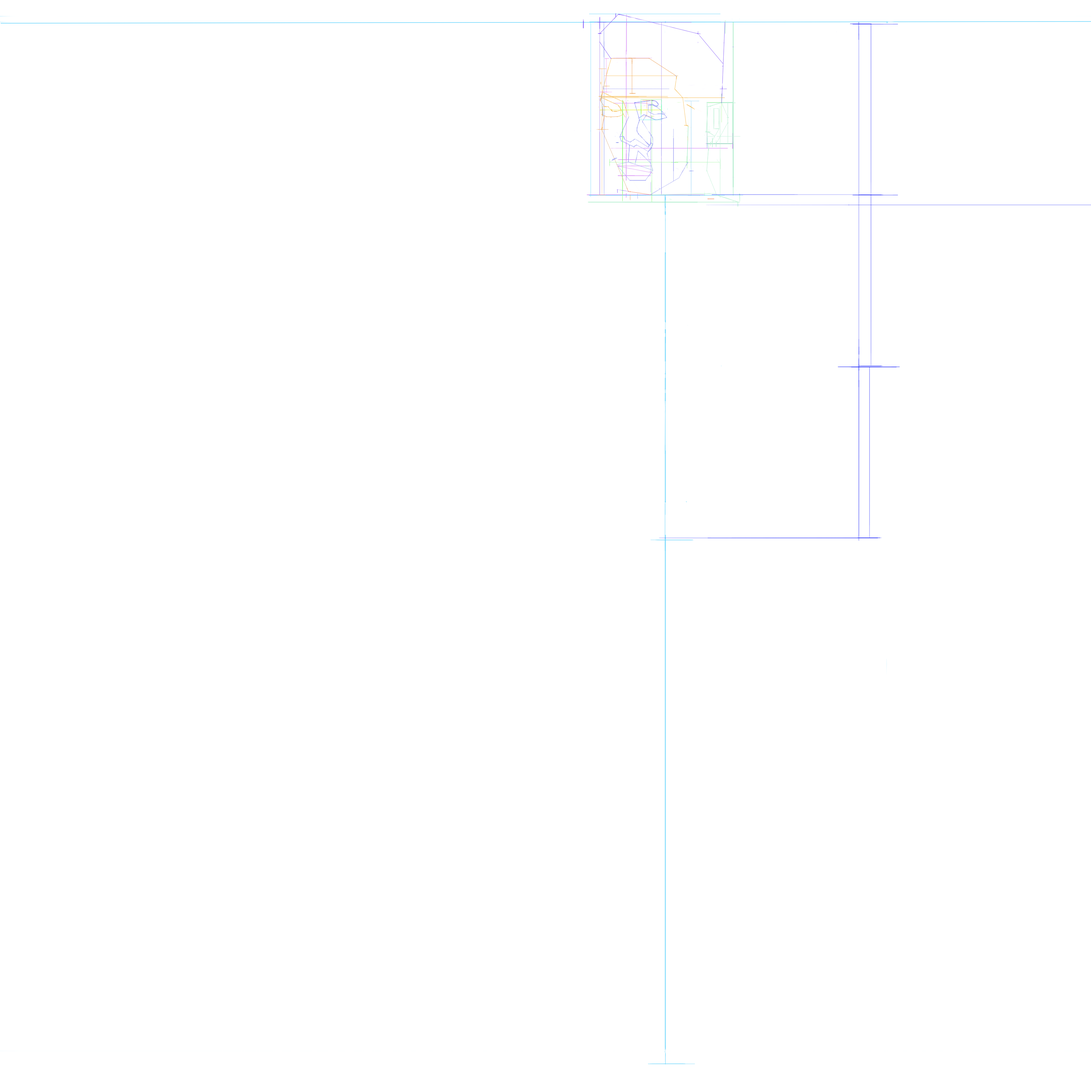
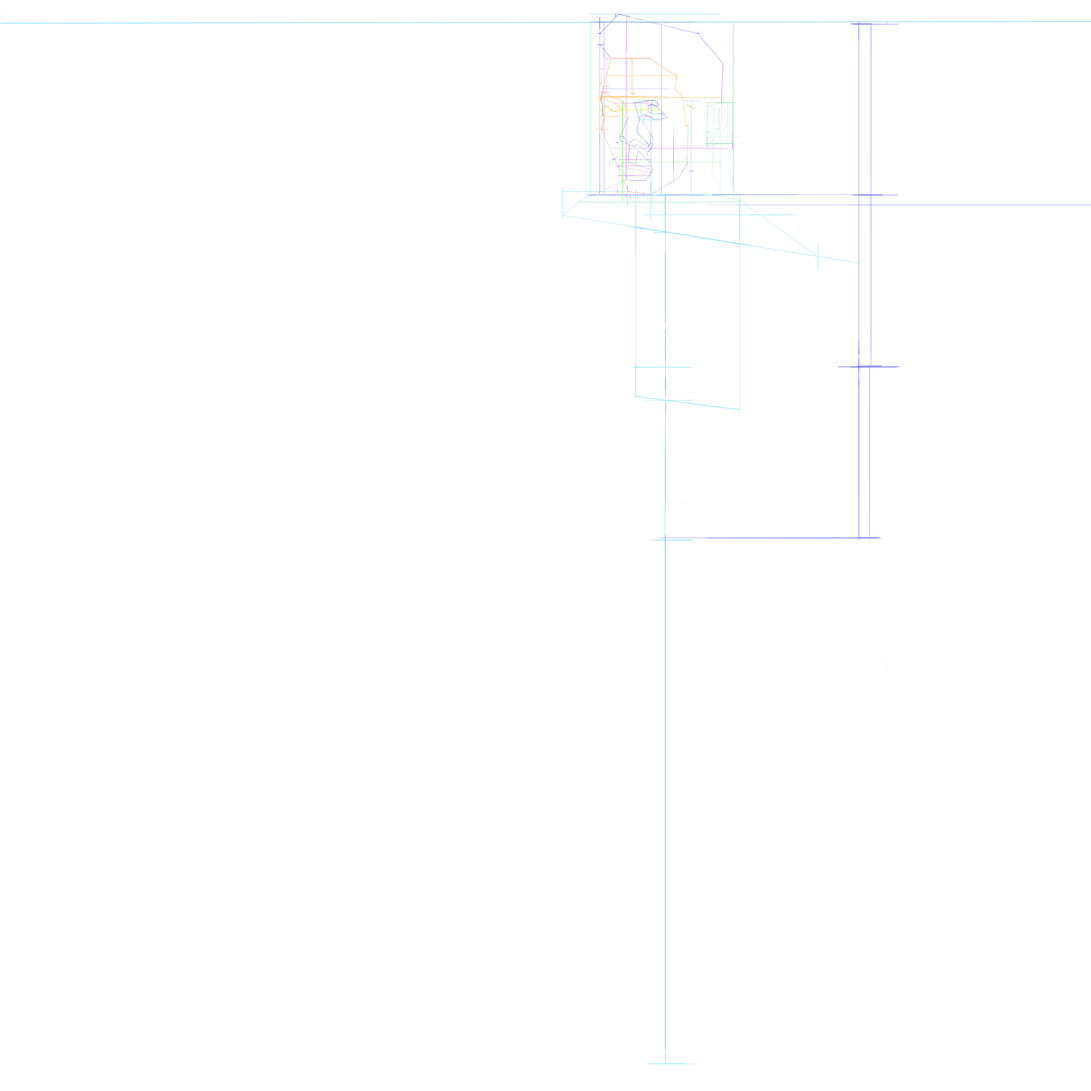
Layered file, before and after one edit (1091 × 1091). Changes by layer:
painted on "Layer 113" over (597, 44, 724, 103)
renamed "Layer 112" to "Layer 121", moved it above "Layer 101", painted on it over (583, 19, 746, 204)
removed layer "Layer 110" from group "Mặt" over (707, 198, 715, 200)
painted on "Layer 101" over (705, 147, 741, 205)
painted on "Layer 64" over (577, 201, 591, 203)
added layer "Layer 125" above "Layer 126" over (562, 185, 630, 220)
added layer "Layer 126" above "Layer 124" over (562, 174, 819, 273)
added layer "Layer 124" above "Trục TQ" over (551, 195, 861, 264)
painted on "Trục TQ" over (618, 189, 747, 422)
